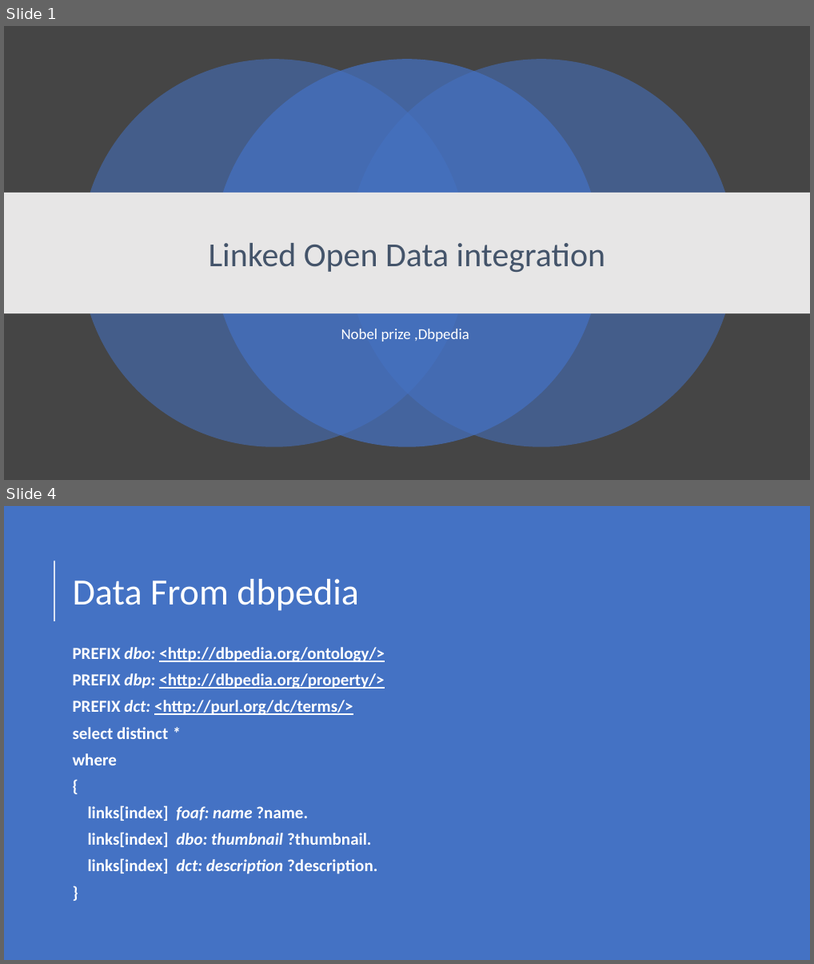
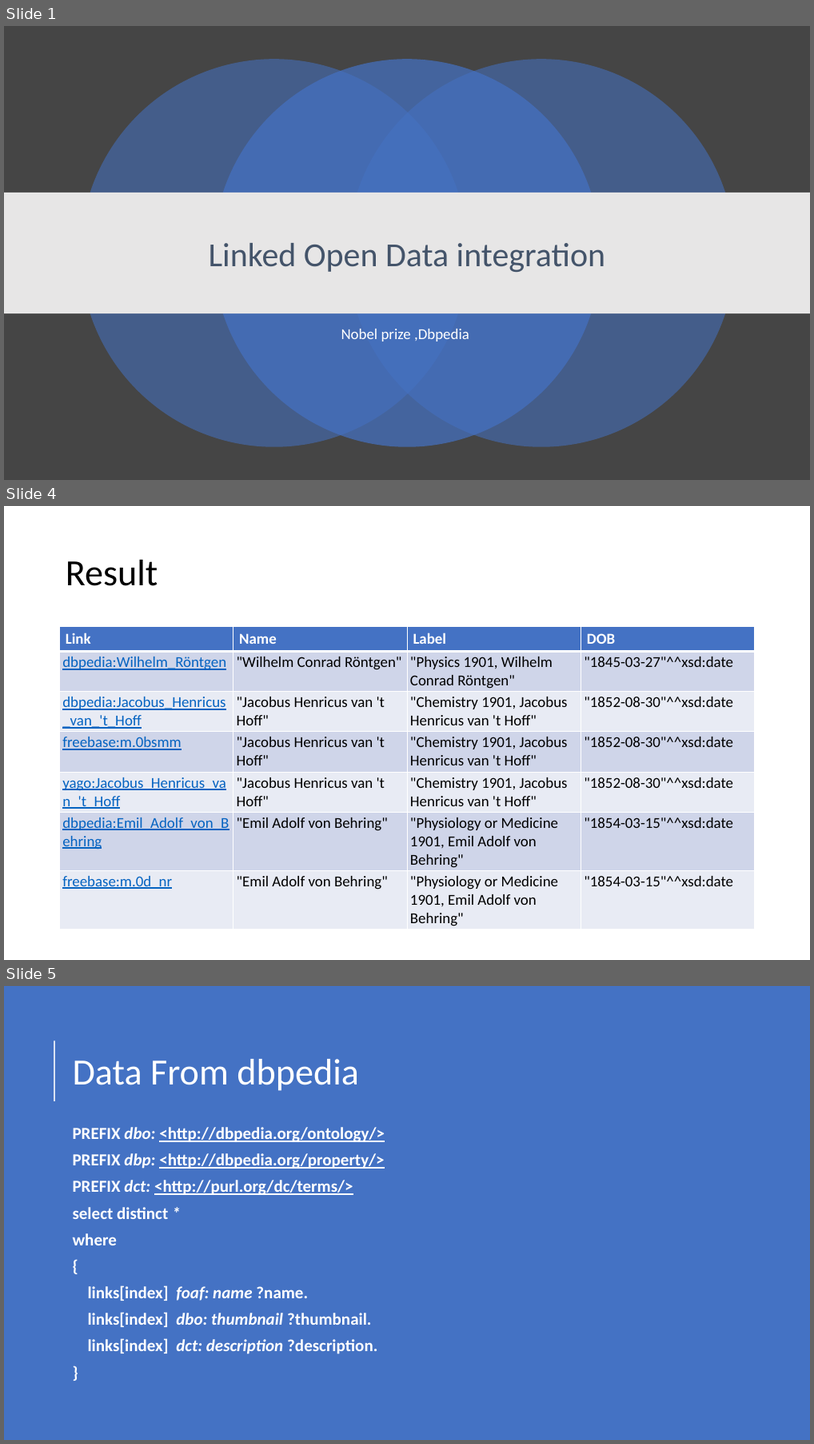
Before and after one commit to lkoshale/ontology_assignment3, a slide deck: Presentation.pptx. Shown one above the other, each under a label of ours: slides 1 and 4 before the commit, slides 1, 4 and 5 after it; the slides between them are not shown. The pictures are 814x964 and 814x1444 pixels, drawn with LibreOffice and Linux fonts; fonts in the diff are those of the drawing. Boxes give left, top, right and bottom in pixels: in the first picture for what was removed or moved away, otherwise in the second. Text is boxed around its words. In the diff, an @@ line names an element or a change of style, - is before the commit and + after.

```diff
--- a/Presentation.pptx
+++ b/Presentation.pptx
@@ slide 4 added at bbox=[4, 506, 810, 960], background #FFFFFF @@
@@ title added at bbox=[66, 560, 158, 586], 44 pt, text #000000 @@
+Result
@@ table added at bbox=[60, 627, 757, 929], 7 rows, 4 columns @@
+Link | Name | Label | DOB
+dbpedia:Wilhelm_Röntgen | "Wilhelm Conrad Röntgen" | "Physics 1901, Wilhelm Conrad Röntgen" | "1845-03-27"^^xsd:date
+dbpedia:Jacobus_Henricus_van_'t_Hoff | "Jacobus Henricus van 't Hoff" | "Chemistry 1901, Jacobus Henricus van 't Hoff" | "1852-08-30"^^xsd:date
+freebase:m.0bsmm | "Jacobus Henricus van 't Hoff" | "Chemistry 1901, Jacobus Henricus van 't Hoff" | "1852-08-30"^^xsd:date
+yago:Jacobus_Henricus_van_'t_Hoff | "Jacobus Henricus van 't Hoff" | "Chemistry 1901, Jacobus Henricus van 't Hoff" | "1852-08-30"^^xsd:date
+dbpedia:Emil_Adolf_von_Behring | "Emil Adolf von Behring" | "Physiology or Medicine 1901, Emil Adolf von Behring" | "1854-03-15"^^xsd:date
+freebase:m.0d_nr | "Emil Adolf von Behring" | "Physiology or Medicine 1901, Emil Adolf von Behring" | "1854-03-15"^^xsd:date
@@ what was slide 4 is now slide 5 @@
```
Also in this commit, not shown: 3 slides changed.
